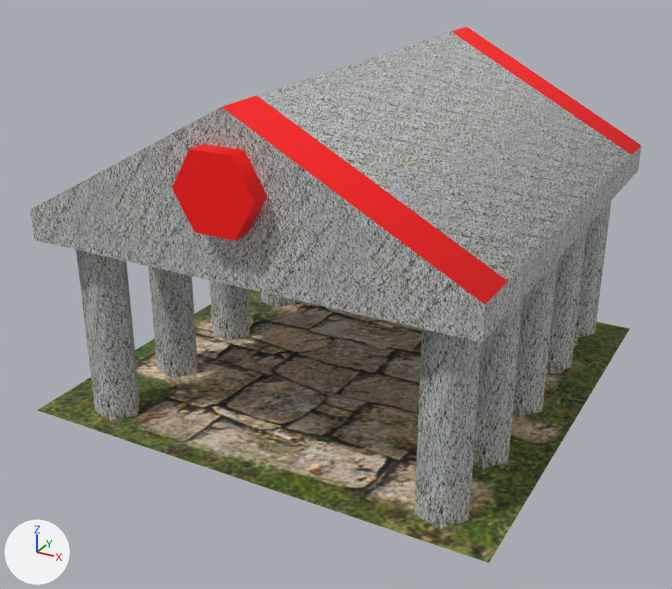
Two versions of the OBJ model assets/models/tech.obj, one commit apart.
Before and after are seen from a camera (50 mm lens) standing at (1.73, -3.37, 2.02) and looking at (-0.03, -0.16, 0.42). The lights are fixed; the arrows at lower left show +X, +Y and +Z. Where no turn or scale is listed for an object, it has been applied to the vertices. Vertices at the same position are counted once.

Objects in the first picture: 'tech'.
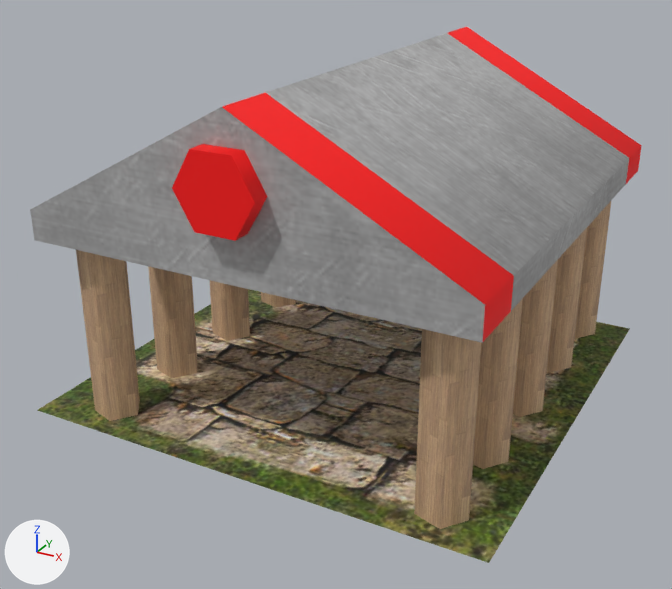
Boxes [x1, y1, x2, y2] around the edits, measured in the pictures (672 x 589 px; the box of a moved part takes in the faces that stretch with it):
```json
{"object": "tech", "change": "recoloured, surface changed", "before": [30, 30, 642, 532], "after": [30, 30, 642, 532], "on screen": "grey to brown"}
{"part": 1, "of": "me_tech", "change": "moved or reshaped", "before": [222, 27, 642, 342], "after": [222, 27, 642, 342]}
{"part": 2, "of": "me_tech", "change": "recoloured", "before": [76, 250, 296, 421], "after": [76, 250, 296, 421], "on screen": "grey to brown"}
{"part": 3, "of": "me_tech", "change": "recoloured", "before": [414, 201, 611, 529], "after": [414, 201, 611, 529], "on screen": "grey to brown"}
{"part": 4, "of": "me_tech", "change": "surface changed", "before": [30, 107, 485, 343], "after": [30, 107, 485, 343]}
```

Edits to the scene script, one JSON object a line:
```json
{"op": "add", "block": "img_metal_seamless_04_jpg", "code": ["img_metal_seamless_04_jpg = load_image('metal-seamless-04.jpg', 'metal-seamless-04.jpg', 248, 248, 'sRGB')"]}
{"op": "add", "block": "img_wood_seamless_02_jpg", "code": ["img_wood_seamless_02_jpg = load_image('wood-seamless-02.jpg', 'wood-seamless-02.jpg', 248, 248, 'sRGB')"]}
{"op": "add", "block": "mat_light_metal", "code": ["mat_light_metal = principled_material('light_metal')", "mat_light_metal.texture = img_metal_seamless_04_jpg", "mat_light_metal.roughness = 0.775"]}
{"op": "add", "block": "mat_wood", "code": ["mat_wood = principled_material('wood')", "mat_wood.texture = img_wood_seamless_02_jpg", "mat_wood.roughness = 0.775"]}
{"block": "me_tech", "where": "me_tech.from_pydata(...)  # 158 vertices, 188 faces; spans x -1.0..1.0, y -1.08..1.04, z -0.04..1.39"}
{"block": "me_tech", "where": "# used by ob_tech; location = (0.0, 0.0, 0.0)"}
{"block": "me_tech", "where": "# before: 148 (-0.86, -0.81, 0.91), 149 (0.03, -0.81, 1.39) at pixel (256, 95), 150 (0.93, -0.81, 0.91) at pixel (508, 281), 151 (-0.86, -0.81, 0.79), 152 (0.93, -0.81, 0.79) at pixel (505, 317)"}
{"block": "me_tech", "where": "# before: 153 (-0.86, 0.85, 0.91), 154 (0.03, 0.85, 1.39) at pixel (451, 31), 155 (0.93, 0.85, 0.91) at pixel (631, 155), 156 (-0.86, 0.85, 0.79), 157 (0.93, 0.85, 0.79) at pixel (628, 181)"}
{"block": "me_tech", "change": "me_tech part 1"}
{"op": "add", "block": "me_tech", "code": "for i in [*range(153, 158)]: me_tech.vertices[i].co += Vector((0.0, -0.05, 0.0))"}
{"op": "add", "block": "me_tech", "code": "for i in [*range(148, 153)]: me_tech.vertices[i].co += Vector((0.0, 0.05, 0.0))"}
{"block": "me_tech", "change": "me_tech part 2: all 50 faces centred in x -0.79..-0.64, y -0.9..0.93, z -0.04..0.42 switch from mat_wall_inner (picture img_concrete_01_512_jpg) to mat_wood (picture img_wood_seamless_02_jpg)"}
{"block": "me_tech", "change": "me_tech part 3: all 50 faces centred in x 0.68..0.83, y -0.9..0.93, z -0.04..0.42 switch from mat_wall_inner (picture img_concrete_01_512_jpg) to mat_wood (picture img_wood_seamless_02_jpg)"}
{"block": "me_tech", "change": "me_tech part 4: texture (UV) coordinates of 19 of 188 faces, centred in x -0.86..0.93, y -1.01..1.04, z 0.79..1.15, changed; they spanned u -0.06..4.06, v -0.06..4.06 and now span u -0.01..1.01, v -0.01..1.01"}
{"op": "add", "block": "me_tech", "code": "me_tech.materials.append(mat_light_metal)  # picture img_metal_seamless_04_jpg"}
```
